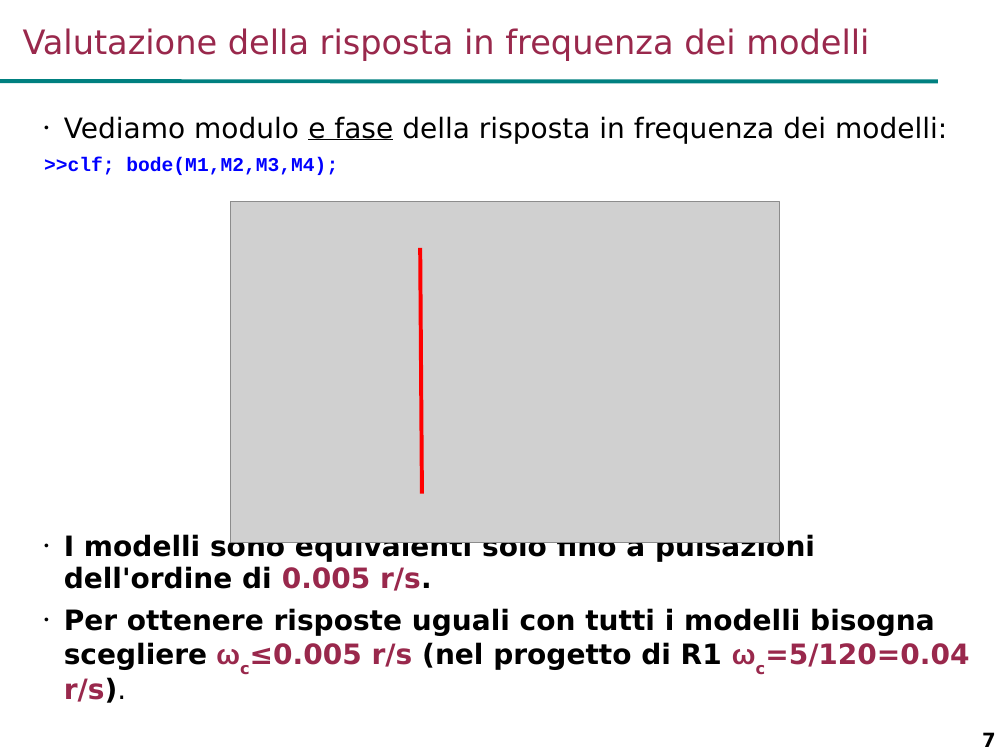
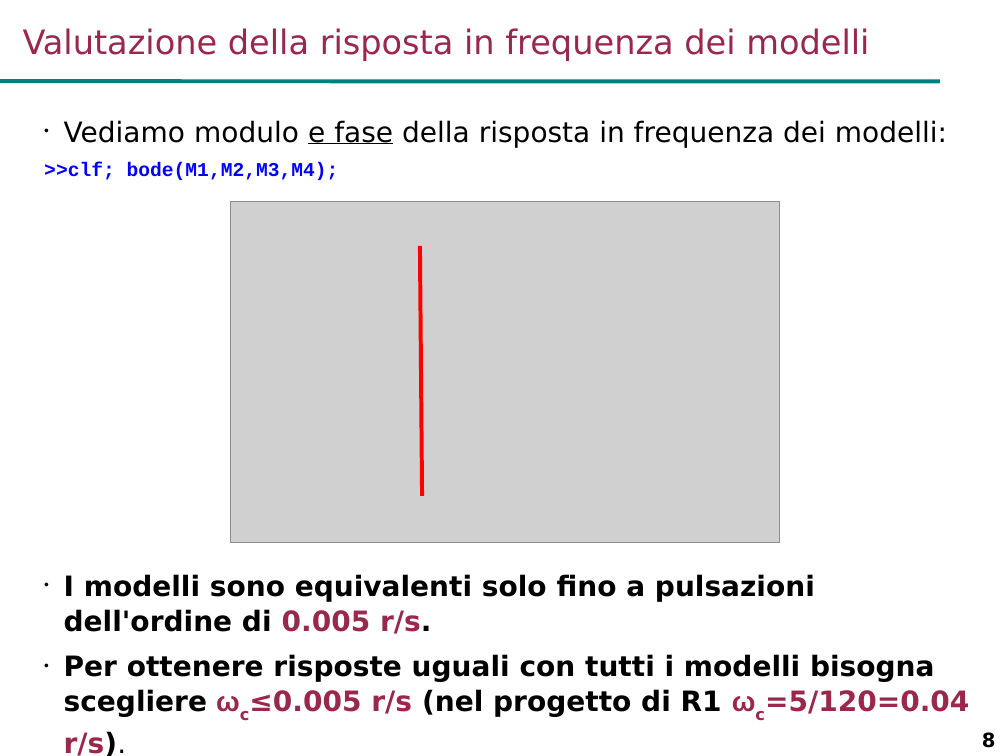
Before and after one commit to looms-polimi/FdA_Lab, a slide deck: slide 8 of FdA_courseware/FdA_Lab2.ppt (slide 7 before the commit). Drawn at 1008x756 pixels with LibreOffice and Linux fonts; fonts in the diff are those of the drawing; grey boxes stand for pictures; background and template pictures are left out. Boxes give left, top, right and bottom in pixels: in the first picture for what was removed or moved away, otherwise in the second. Text is boxed around its words. In the diff, an @@ line names an element or a change of style, - is before the commit and + after.

```diff
--- a/FdA_courseware/FdA_Lab2.ppt
+++ b/FdA_courseware/FdA_Lab2.ppt
@@ text "Vediamo modulo e fase della ..." at bbox=[44, 120, 969, 756]: indent changed; line spacing 0.93 to 1.03; line spacing 0.81 to 0.91 @@
@@ page number at bbox=[982, 732, 996, 748]: text changed @@
-7
+8
```
Also in this commit, not shown: 16 other slides changed, 1 slide added, 4 other files.
